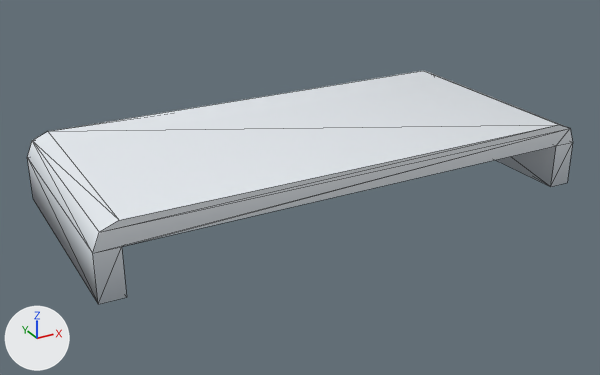
An edit to the glTF model client/public/assets/kenney-station/bed-double-cover.glb, drawn before and after from the same camera.
One viewpoint serves both versions: a 50 mm camera at (-0.591, -1.5, 0.762) aimed at (0.226, -0.015, 0.019). Arrows for +X, +Y and +Z are at lower left; the lights stay in place. The older version comes first. Mesh edges are drawn as thin lines. Where no turn or scale is listed for an object, it has been applied to the vertices. Vertices at exactly the same position are counted once.

The first picture shows 'bed-double-cover'.
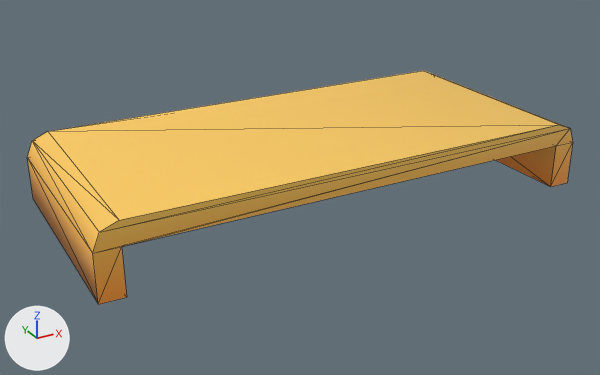
Changed parts and their boxes (x1, y1, x2, y2) in the pictures (600 x 375 px):
part 1 of me_bed_double_cover, recoloured (white to orange)
    both: (27, 71, 573, 253)
part 2 of me_bed_double_cover, recoloured
    both: (27, 142, 573, 304)

Edits to the bpy script that builds the scene:
```text
Change me_bed_double_cover:
    where me_bed_double_cover.from_pydata(...)  # 24 vertices, 44 faces; spans x -0.55..0.55, y -0.25..0.25, z -0.075..0.075
    used by ob_bed_double_cover; location = (0.25, 0.0, 0.075)
    me_bed_double_cover part 1: 24 faces centred in x -0.545..0.545, y -0.25..0.25, z 0.025..0.075 are repainted in the vertex colours; the middle colour goes from white #e7ecf1 to orange #ffc95c
    me_bed_double_cover part 2: 20 faces centred in x -0.55..0.55, y -0.25..0.25, z -0.075..-0.008 are repainted in the vertex colours; the middle colour goes from light grey #b4bcc4 to orange #ff9a32
```
